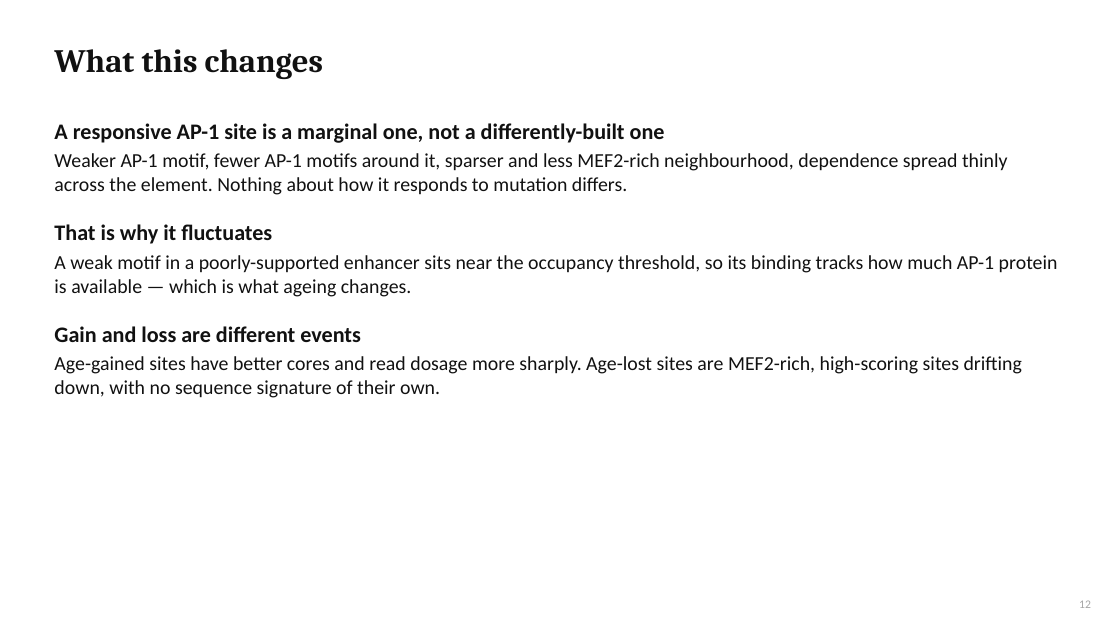
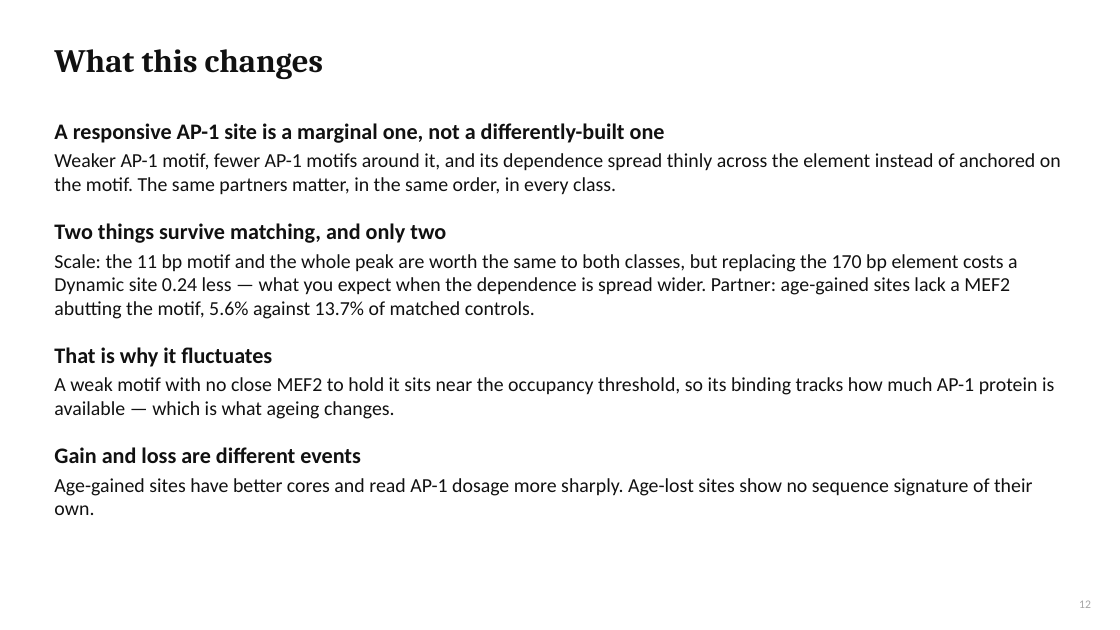
Before and after one commit to cytokine4242/Alpha_Genome_Ap1, a slide deck: slide 12 of Analysis/AP1_AlphaGenome_results.pptx. Drawn at 1120x630 pixels with LibreOffice and Linux fonts; fonts in the diff are those of the drawing. Boxes give left, top, right and bottom in pixels: in the first picture for what was removed or moved away, otherwise in the second. Text is boxed around its words. In the diff, an @@ line names an element or a change of style, - is before the commit and + after.

```diff
--- a/Analysis/AP1_AlphaGenome_results.pptx
+++ b/Analysis/AP1_AlphaGenome_results.pptx
@@ text at <box>54,153,1061,319</box>: text changed @@
-Weaker AP-1 motif, fewer AP-1 motifs around it, sparser and less MEF2-rich neighbourhood, dependence spread thinly across the element. Nothing about how it responds to mutation differs.
+Weaker AP-1 motif, fewer AP-1 motifs around it, and its dependence spread thinly across the element instead of anchored on the motif. The same partners matter, in the same order, in every class.
+Two things survive matching, and only two
+Scale: the 11 bp motif and the whole peak are worth the same to both classes, but replacing the 170 bp element costs a Dynamic site 0.24 less — what you expect when the dependence is spread wider. Partner: age-gained sites lack a MEF2 abutting the motif, 5.6% against 13.7% of matched controls.
@@ text at <box>54,377,1054,419</box>: text changed @@
-A weak motif in a poorly-supported enhancer sits near the occupancy threshold, so its binding tracks how much AP-1 protein is available — which is what ageing changes.
+A weak motif with no close MEF2 to hold it sits near the occupancy threshold, so its binding tracks how much AP-1 protein is available — which is what ageing changes.
@@ text at <box>54,478,1032,515</box>: text changed @@
-Age-gained sites have better cores and read dosage more sharply. Age-lost sites are MEF2-rich, high-scoring sites drifting down, with no sequence signature of their own.
+Age-gained sites have better cores and read AP-1 dosage more sharply. Age-lost sites show no sequence signature of their own.
```
Also in this commit, not shown: 3 other slides changed, 5 other files.
